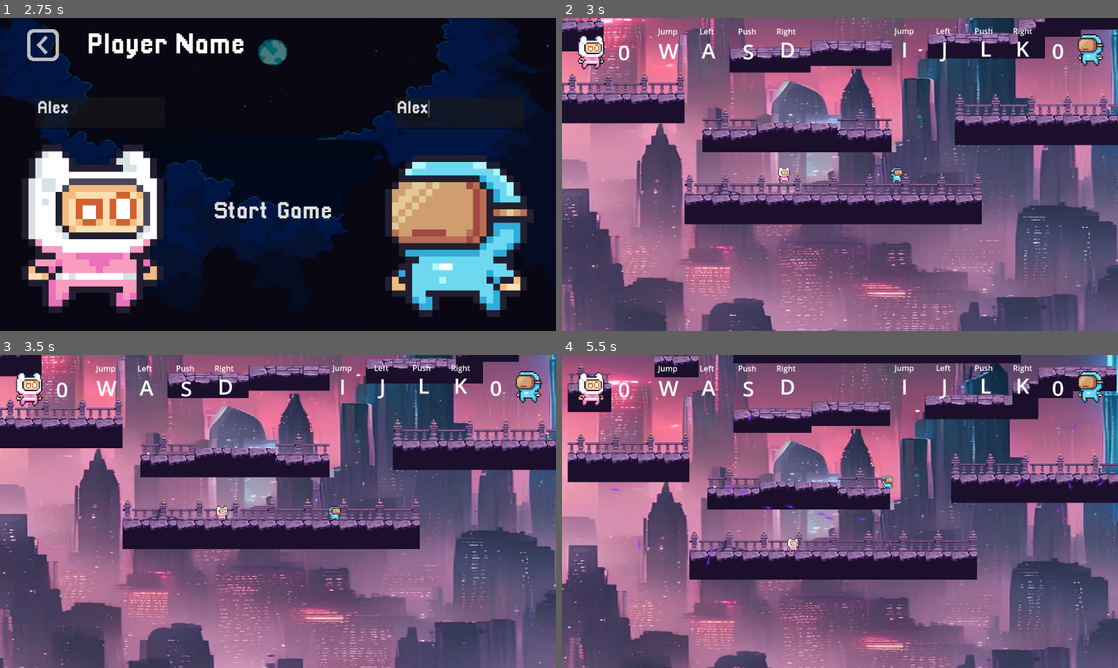
Above: before the commit, frames 1-4 (two rows, left to right).
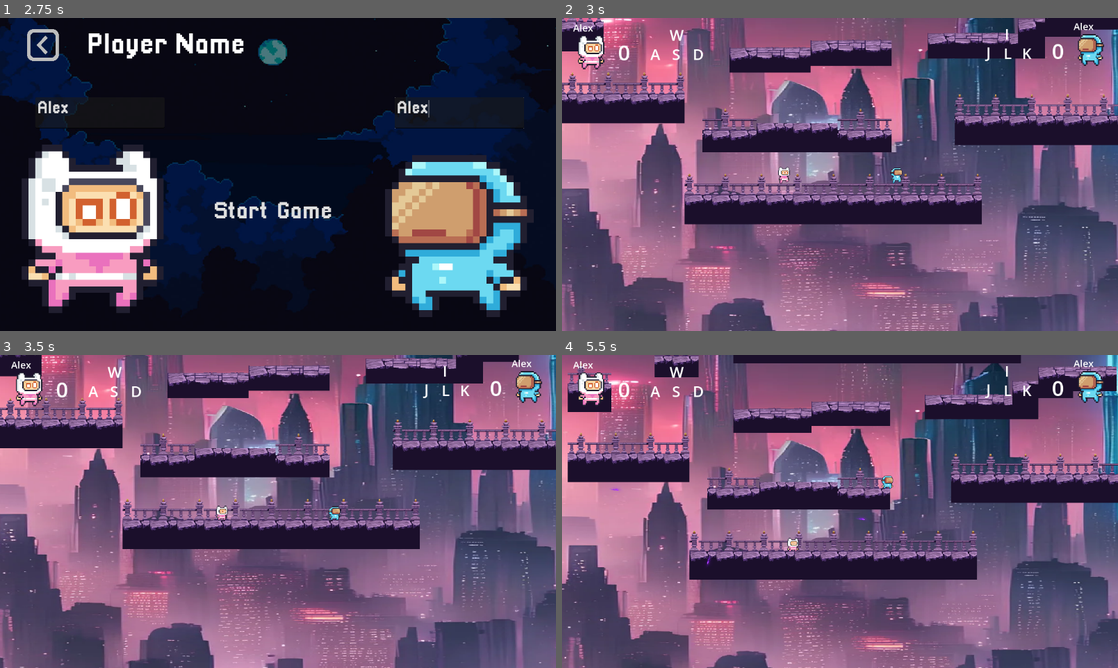
Above: after the commit, the same moments.

Repository: Bbulat7804/Team-Paling-Seronok-24
Game: Godot game, scene res://Scenes/MainScreen.tscn
Two runs of this game, one before a commit and one after it. Both use one fixed random seed, a clock stepped at 60 frames per second and the inputs below.
Inputs (mouse positions are in pixels of both pictures, inside the frame that each line leads up to):
- Up to frame 1 (2.75 s): click "Start Game" at 0.5 s; click "Classic" at 1.25 s; click (100, 111) at 2.02 s; type "Alex" at 2.1 s; click (461, 111) at 2.25 s; type "Alex" at 2.33 s
- Up to frame 2 (3 s): click "Start Game" at 2.75 s
- Up to frame 3 (3.5 s): no input
- Up to frame 4 (5.5 s): tap Enter at 3.5 s; move the mouse to (962, 495) at 3.52 s; tap A (A) at 3.6 s; tap D (D) at 3.8, 4.35 s; tap Space at 4.25 s; move the mouse to (728, 527) at 4.27 s; tap I (I) at 4.55, 5.1 s; move the mouse to (895, 442) at 5.02 s; tap J (J) at 5.3 s

Frame 1 is identical in both runs. In frame 2, 1.0% of the frame differs, in the area x 2-96%, y 1-14%; in frame 3, 1.0%; in frame 4, 1.2%, in the area x 2-98%, y 1-64%.

Commit message:
lates random

Diff:
--- a/Scenes/L1MAP1.tscn
+++ b/Scenes/L1MAP1.tscn
@@ -221,14 +221,6 @@
 physics_layer_0/collision_layer = 1
 sources/0 = SubResource("TileSetAtlasSource_ge631")
 
-[sub_resource type="WorldBoundaryShape2D" id="WorldBoundaryShape2D_nvxpi"]
-normal = Vector2(-0.999994, 0.00334446)
-distance = 95.0836
-
-[sub_resource type="WorldBoundaryShape2D" id="WorldBoundaryShape2D_sfkcv"]
-normal = Vector2(1, 0)
-distance = 12.0
-
 [node name="Map1" type="Node2D"]
 position = Vector2(3017, 1884)
 script = SubResource("GDScript_bsxp5")
@@ -249,17 +241,3 @@
 scale = Vector2(0.440693, 0.328522)
 texture = ExtResource("1_54uo0")
 metadata/_edit_use_anchors_ = true
-
-[node name="StaticBody2D" type="StaticBody2D" parent="."]
-position = Vector2(-1556, -1185)
-
-[node name="CollisionShape2D" type="CollisionShape2D" parent="StaticBody2D"]
-position = Vector2(-216, -383)
-shape = SubResource("WorldBoundaryShape2D_nvxpi")
-
-[node name="StaticBody2D2" type="StaticBody2D" parent="."]
-position = Vector2(-1556, -1185)
-
-[node name="CollisionShape2D" type="CollisionShape2D" parent="StaticBody2D2"]
-position = Vector2(-1473, -370)
-shape = SubResource("WorldBoundaryShape2D_sfkcv")
--- a/Scenes/ingameStats.tscn
+++ b/Scenes/ingameStats.tscn
@@ -23,7 +23,10 @@
 font_size = 44
 
 [sub_resource type="LabelSettings" id="LabelSettings_y8yua"]
-font_size = 44
+font_size = 31
+
+[sub_resource type="LabelSettings" id="LabelSettings_cemt2"]
+font_size = 20
 
 [sub_resource type="AtlasTexture" id="AtlasTexture_a2md0"]
 atlas = ExtResource("2_yy52u")
@@ -75,50 +78,53 @@
 
 [node name="p1KeyJump" type="Label" parent="Score1/Panel"]
 layout_mode = 0
-offset_left = 162.0
-offset_top = 21.0
-offset_right = 249.0
-offset_bottom = 82.0
+offset_left = 178.0
+offset_top = -3.0
+offset_right = 265.0
+offset_bottom = 58.0
 text = "W"
 label_settings = SubResource("LabelSettings_y8yua")
 horizontal_alignment = 1
 
-[node name="p1KeyLabel" type="Label" parent="Score1/Panel"]
-layout_mode = 0
-offset_left = 183.0
-offset_right = 477.0
-offset_bottom = 23.0
-text = "Jump           Left            Push          Right  "
-
 [node name="p1KeyLeft" type="Label" parent="Score1/Panel"]
 layout_mode = 0
-offset_left = 244.0
-offset_top = 20.0
-offset_right = 331.0
-offset_bottom = 81.0
+offset_left = 134.0
+offset_top = 37.0
+offset_right = 221.0
+offset_bottom = 98.0
 text = "A"
 label_settings = SubResource("LabelSettings_y8yua")
 horizontal_alignment = 1
 
 [node name="p1KeyPush" type="Label" parent="Score1/Panel"]
 layout_mode = 0
-offset_left = 327.0
-offset_top = 22.0
-offset_right = 414.0
 offset_bottom = 83.0
+offset_left = 177.0
+offset_top = 37.0
+offset_right = 264.0
+offset_bottom = 98.0
 text = "S"
 label_settings = SubResource("LabelSettings_y8yua")
 horizontal_alignment = 1
 
 [node name="p1KeyRight" type="Label" parent="Score1/Panel"]
 layout_mode = 0
-offset_left = 408.0
-offset_top = 18.0
-offset_right = 495.0
-offset_bottom = 79.0
+offset_left = 223.0
+offset_top = 37.0
+offset_right = 310.0
+offset_bottom = 98.0
 text = "D"
 label_settings = SubResource("LabelSettings_y8yua")
 horizontal_alignment = 1
+
+[node name="p1Name" type="Label" parent="Score1/Panel"]
+layout_mode = 0
+offset_left = 7.0
+offset_top = -10.0
+offset_right = 84.0
+offset_bottom = 18.0
+text = "Player 1"
+label_settings = SubResource("LabelSettings_cemt2")
 
 [node name="Score2" type="CanvasLayer" parent="."]
 
@@ -151,50 +157,50 @@
 label_settings = SubResource("LabelSettings_npjrn")
 horizontal_alignment = 1
 
-[node name="p2KeyLabel" type="Label" parent="Score2/Panel"]
-layout_mode = 0
-offset_left = -271.0
-offset_top = -1.0
-offset_right = 23.0
-offset_bottom = 22.0
-text = "Jump           Left            Push          Right  "
-
 [node name="p2KeyJump" type="Label" parent="Score2/Panel"]
 layout_mode = 0
-offset_left = -294.0
-offset_top = 18.0
-offset_right = -207.0
-offset_bottom = 79.0
+offset_left = -82.0
+offset_top = -5.0
+offset_right = 5.0
+offset_bottom = 56.0
 text = "I"
 label_settings = SubResource("LabelSettings_y8yua")
 horizontal_alignment = 1
 
 [node name="p2KeyLeft" type="Label" parent="Score2/Panel"]
 layout_mode = 0
-offset_left = -211.0
-offset_top = 17.0
-offset_right = -124.0
-offset_bottom = 78.0
-text = "A"
+offset_left = -120.0
+offset_top = 33.0
+offset_right = -33.0
+offset_bottom = 94.0
+text = "J"
 label_settings = SubResource("LabelSettings_y8yua")
 horizontal_alignment = 1
 
 [node name="p2KeyPush" type="Label" parent="Score2/Panel"]
 layout_mode = 0
-offset_left = -125.0
-offset_top = 16.0
-offset_right = -38.0
-offset_bottom = 77.0
+offset_left = -80.0
+offset_top = 35.0
+offset_right = 7.0
+offset_bottom = 96.0
 text = "K"
 label_settings = SubResource("LabelSettings_y8yua")
 horizontal_alignment = 1
 
 [node name="p2KeyRight" type="Label" parent="Score2/Panel"]
 layout_mode = 0
-offset_left = -49.0
-offset_top = 16.0
-offset_right = 38.0
-offset_bottom = 77.0
+offset_left = -40.0
+offset_top = 35.0
+offset_right = 47.0
+offset_bottom = 96.0
 text = "L"
 label_settings = SubResource("LabelSettings_y8yua")
 horizontal_alignment = 1
+
+[node name="p2Name" type="Label" parent="Score2/Panel"]
+offset_left = 100.0
+offset_top = -13.0
+offset_right = 177.0
+offset_bottom = 15.0
+text = "Player 2"
+label_settings = SubResource("LabelSettings_cemt2")
--- a/Scripts/control.gd
+++ b/Scripts/control.gd
@@ -13,14 +13,12 @@
 var inGameStats : Stats
 static var map1
 static var mapArray = []
-static var p1Name
-static var p2Name
 static var mapIndex
 var player1 : Player
 var player2 : Player
 # Called when the node enters the scene tree for the first time.L
 func _ready() -> void:
-	Gun.randomIndex = 100
+	Gun.randomIndex = 300
 	Bullet.speed = 300
 	_initializeMap()
 	_initializePlayer()
@@ -106,14 +104,11 @@
 	randomize()
 	var newKey
 	var key = str(int(randi_range(65,90)))
-	#var rand = int(randi_range(1,4))
-	var rand = 1
+	var rand = int(randi_range(1,4))
 	while key==win.left or key == win.right or key == win.jump or key == win.push or key == die.left or key == die.right or key == die.jump or key == die.push:
 		randomize()
 		key = str(int(randi_range(65,90)))
 	newKey = str(char(int(key)))
-	print(key)
-	print(newKey)
 
 	if rand == 1:
 		if die==player1:
--- a/Scripts/ingame_stats.gd
+++ b/Scripts/ingame_stats.gd
@@ -5,10 +5,12 @@
 
 var p1Score = 0
 var p2Score = 0
+static var p1Name
 var p1Jump = "87"
 var p1Left = "65"
 var p1Right = "68"
 var p1Push = "83"
+static var p2Name
 var p2Jump = "73"
 var p2Left = "74"
 var p2Right = "75"
@@ -30,4 +32,6 @@
 	$Score2/Panel/p2KeyLeft.text = char(int(p2Left))
 	$Score2/Panel/p2KeyPush.text = char(int(p2Push))
 	$Score2/Panel/p2KeyRight.text = char(int(p2Right))
+	$Score1/Panel/p1Name.text = p1Name
+	$Score2/Panel/p2Name.text = p2Name
 	pass
--- a/Scripts/player.gd
+++ b/Scripts/player.gd
@@ -25,7 +25,6 @@
 var pushRight : PushArea
 var isDead = false
 var immune = false
-
 func _ready():
 	_initialize_push_area()
 
@@ -82,13 +81,7 @@
 		immuneTimer.start()
 		isDead = true
 		immune = true
-
-
-func _exitWorld():
-	immuneTimer.start()
-	isDead = true
-	immune = true
-	print("Exit")
+		print("die")
 
 func _push():
 	pushLeft.pushable = true
@@ -96,6 +89,9 @@
 	pushTimer.start()
 
 func _pushed(x:int):
+	print(immune)
+	if immune:
+		pass
 	velocity.x = x
 	isPushed = true
 	pushedTimer.start()
--- a/Scripts/player_name_screen.gd
+++ b/Scripts/player_name_screen.gd
@@ -33,8 +33,8 @@
 
 
 func _on_button_start_game_pressed() -> void:
-	GameManager.p1Name = $CharacterBody2D/TextEditPlayer1.text
-	GameManager.p2Name = $CharacterBody2D2/TextEditPlayer2.text
+	Stats.p1Name = $CharacterBody2D/TextEditPlayer1.text
+	Stats.p2Name = $CharacterBody2D2/TextEditPlayer2.text
 	randomize()
 	GameManager.mapIndex = int(randi_range(0,GameManager.mapArray.size()-1))
 	get_tree().change_scene_to_file("res://Scenes/GameManager.tscn")
--- a/Scripts/push_area.gd
+++ b/Scripts/push_area.gd
@@ -9,7 +9,6 @@
 var inside = false
 
 func _on_body_entered(body: Node2D) -> void:
-	print("masuk")
 	if body is Player:
 		player = body
 		inside = true
@@ -22,7 +21,6 @@
 		pass
 
 func _on_body_exited(body: Node2D) -> void:
-	print("keluar")
 	inside = false
 	player = null
 	pass # Replace with function body.var x
--- a/Scripts/unload_area.gd
+++ b/Scripts/unload_area.gd
@@ -13,8 +13,7 @@
 
 func _on_body_entered(body: Node2D) -> void:
 	if body is Player:
-		print("player keluar")
-		body._exitWorld()
+		body._die()
 	else:
 		body.queue_free()
 	pass # Replace with function body.
--- a/project.godot
+++ b/project.godot
@@ -14,10 +14,6 @@
 run/main_scene="res://Scenes/MainScreen.tscn"
 config/features=PackedStringArray("4.3", "Forward Plus")
 config/icon="res://icon.svg"
-
-[autoload]
-
-MainMenuSound="*res://Scenes/MainMenuSound.tscn"
 
 [display]
 
Not shown: 1 places in Scenes/L1MAP1.tscn that only renumber resources
Not shown: 1 places in Scenes/Shield.tscn that only renumber resources
Not shown: 1 places in Scenes/ingameStats.tscn that only renumber resources
Not shown, added: Scenes/PlaA280.tmp
